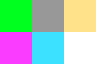
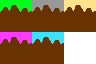
The second 96x64 image is a revision of the first. Changes to its layers:
painted on "Layer 4 copy 4" over box(32, 5, 64, 32)
added layer "Layer 5 copy 3" above "Layer 4 copy 3" over box(32, 5, 64, 32)
painted on "Layer 4 copy 3" over box(64, 5, 96, 32)
added layer "Layer 5 copy 2" above "Layer 4 copy 2" over box(64, 5, 96, 32)
painted on "Layer 4 copy 2" over box(0, 37, 32, 64)
added layer "Layer 5 copy" above "Layer 4 copy" over box(0, 37, 32, 64)
painted on "Layer 4 copy" over box(0, 5, 32, 32)
added layer "Layer 5" above "Layer 4" over box(0, 5, 32, 32)
painted on "Layer 4" over box(32, 37, 64, 64)
added layer "Layer 5 copy 4" over box(32, 37, 64, 64)
